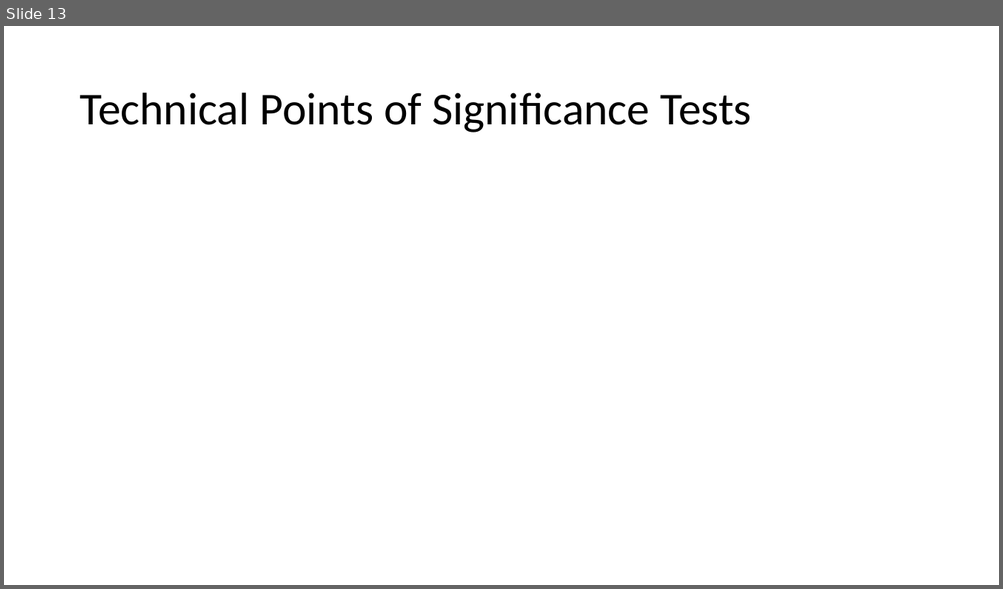
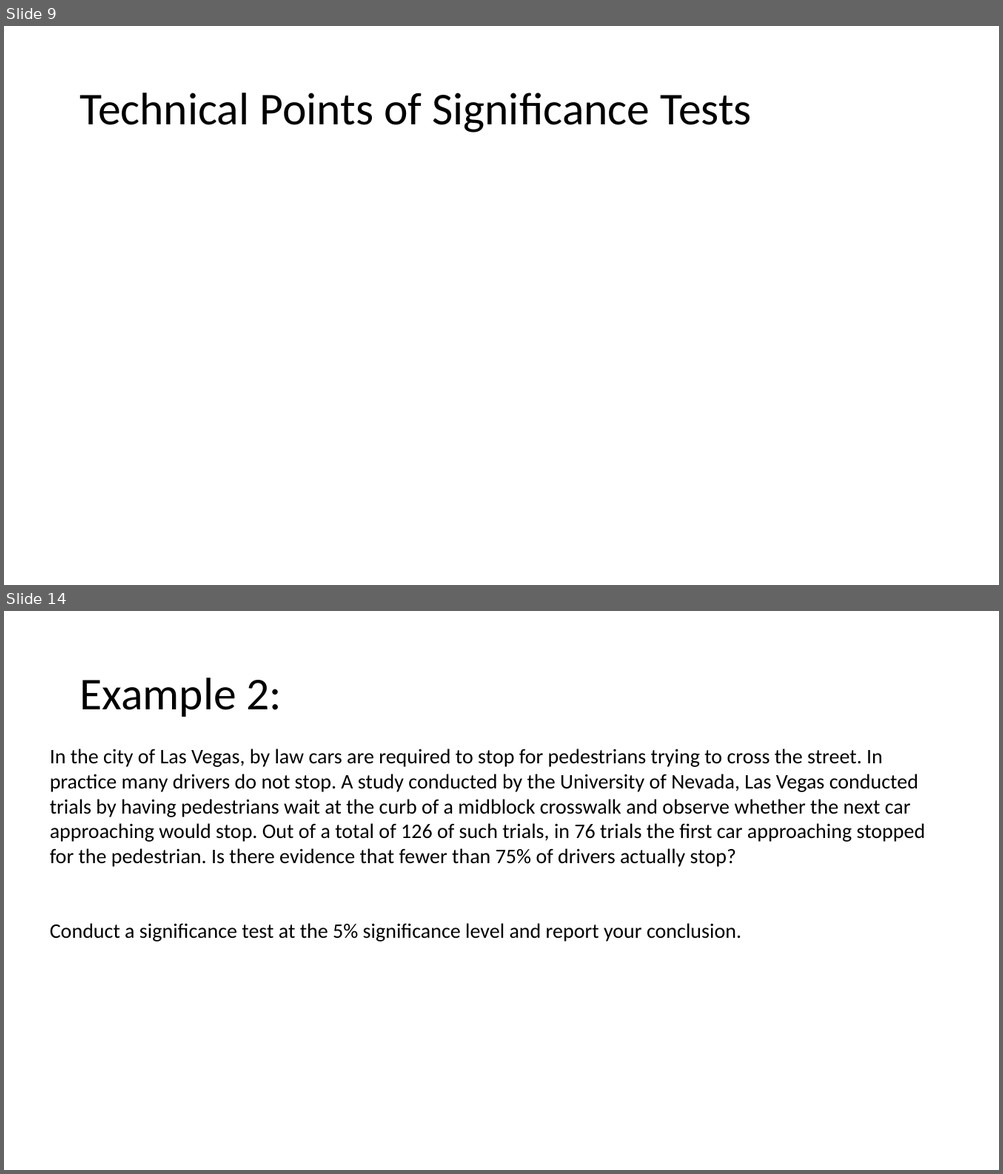
Before and after one commit to Jarred6068/UI_STAT251-03_Spring_2024, a slide deck: docs/lecture_slides/Week 12/Week12_Lecture22_Slides_3_27_2024.pptx. Shown one above the other, each under a label of ours: slide 13 before the commit, slides 9 and 14 after it; the slides between them are not shown. The pictures are 1003x589 and 1003x1174 pixels, drawn with LibreOffice and Linux fonts; fonts in the diff are those of the drawing; grey boxes stand for pictures. Boxes give left, top, right and bottom in pixels: in the first picture for what was removed or moved away, otherwise in the second. Text is boxed around its words. In the diff, an @@ line names an element or a change of style, - is before the commit and + after.

```diff
--- a/docs/lecture_slides/Week 12/Week12_Lecture22_Slides_3_27_2024.pptx
+++ b/docs/lecture_slides/Week 12/Week12_Lecture22_Slides_3_27_2024.pptx
@@ slide 14 added at (4,611,999,1170), background #FFFFFF @@
@@ title added at (79,678,282,717), 44 pt, text #000000 @@
+Example 2:
@@ text added at (50,749,925,942), 20 pt, text #000000 @@
+In the city of Las Vegas, by law cars are required to stop for pedestrians trying to cross the street. In practice many drivers do not stop. A study conducted by the University of Nevada, Las Vegas conducted trials by having pedestrians wait at the curb of a midblock crosswalk and observe whether the next car approaching would stop. Out of a total of 126 of such trials, in 76 trials the first car approaching stopped for the pedestrian. Is there evidence that fewer than 75% of drivers actually stop?
+Conduct a significance test at the 5% significance level and report your conclusion.
@@ what was slide 13 is now slide 9 @@
```
Also in this commit, not shown: 6 slides changed, 4 other slides added, 2 slides removed, 6 other files.
